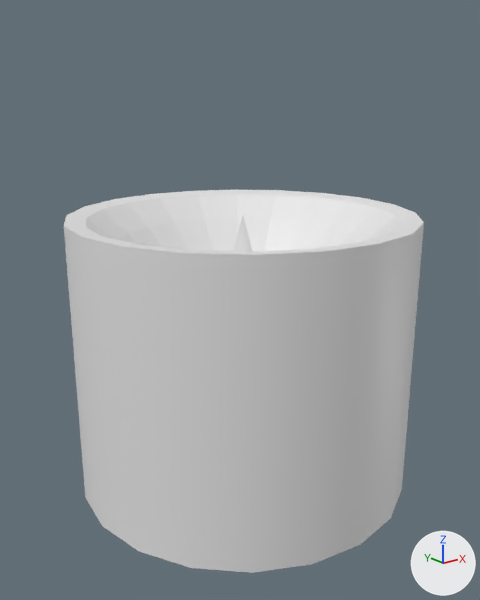
Two versions of the FBX model Assets/Models/RoomBlockout/RoomBlockout.fbx, one commit apart.
Rendered twice from a camera (50 mm lens) standing at (-0.344, -0.426, 0.335) and looking at (-0.005, -0.002, 0.165). The lights are fixed; the arrows at lower right show +X, +Y and +Z. The first picture is the older version. Where no turn or scale is listed for an object, it has been applied to the vertices.
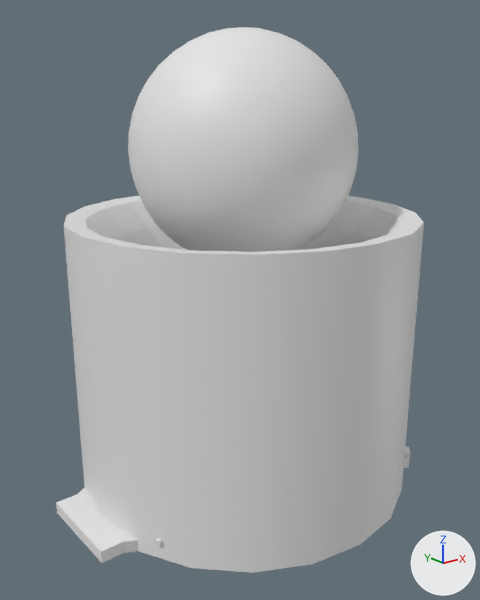
Edits to the bpy script that builds the scene:
```text
Add me_mesh_002:
    me_mesh_002.from_pydata(...)  # 218 vertices, 216 faces; spans x -0.0277..0.0277, y -0.0448..0.0448, z -0.0116..0.005
    me_mesh_002.materials.append(mat_openpbr_shader1)  # white #e7e7e7
Add me_mesh_009:
    me_mesh_009.from_pydata([(-0.0075, -0.0001, -0.0077), (-0.0006, -0.0074, -0.0077), (-0.0075, -0.0001, 0.0077), (-0.0006, -0.0074, 0.0077), (0.0006, 0.0074, 0.0077), (0.0075, 0.0001, 0.0077), (0.0006, 0.0074, -0.0077), (0.0075, 0.0001, -0.0077)], [], [(0, 1, 3, 2), (2, 3, 5, 4), (4, 5, 7, 6), (6, 7, 1, 0), (1, 7, 5, 3), (6, 0, 2, 4)])
    me_mesh_009.materials.append(mat_openpbr_shader1)  # white #e7e7e7
Add me_mesh_003:
    me_mesh_003.from_pydata(...)  # a UV sphere (20 segments, 20 rings, poles along z) spanning x -0.092..0.092, y -0.092..0.092, z -0.092..0.092
    me_mesh_003.materials.append(mat_openpbr_shader1)  # white #e7e7e7
Add ob_adminpanel:
    ob_adminpanel = bpy.data.objects.new('Adminpanel', me_mesh_002)
    ob_adminpanel.location = (-0.1382, 0.0, 0.0065)
Add ob_fusebox:
    ob_fusebox = bpy.data.objects.new('FuseBox', me_mesh_009)
    ob_fusebox.location = (0.1038, -0.1023, 0.0199)
Add ob_core:
    ob_core = bpy.data.objects.new('Core', me_mesh_003)
    ob_core.location = (0.0, 0.0, 0.2896)
```

Pixel boxes [x1, y1, x2, y2] of what changed, in the pictures (480 x 600 px):
'Core', added
    after: [128, 27, 358, 252]
'Adminpanel', added
    after: [56, 488, 139, 563]
'FuseBox', added
    after: [404, 446, 410, 468]
